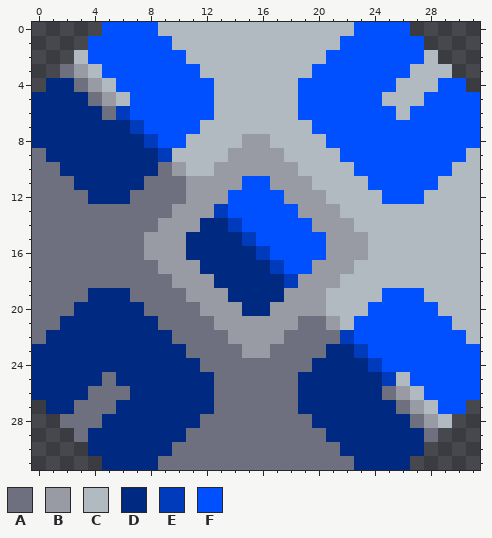
Pixel-art sprite: sprites/blocks/logic/extended-micro-processor.png. The picture above is the old version.
The file is 32x32 pixels.
Palette (. is transparent): A #6e7080  B #989aa4  C #b0bac0  D #002982  E #003bbc  F #0050ff
Pixels before, first column x 0:
 0 .....FFFFCCCCCCCCCCCCCCFFFF.....
 1 ....FFFFFFCCCCCCCCCCCCFFFFFF....
 2 ...CFFFFFFFCCCCCCCCCCFFFFFFFC...
 3 ..ABCFFFFFFFCCCCCCCCFFFFFFFCCC..
 4 .DDABCFFFFFFFCCCCCCFFFFFFFCCCFF.
 5 DDDDABCFFFFFFCCCCCCFFFFFFCCCFFFF
 6 DDDDDAEFFFFFFCCCCCCFFFFFFFCFFFFF
 7 DDDDDDDEFFFFCCCCCCCCFFFFFFFFFFFF
 8 DDDDDDDDEFFCCCCBBCCCCFFFFFFFFFFF
 9 ADDDDDDDDECCCCBBBBCCCCFFFFFFFFFC
10 AADDDDDDDABCCBBBBBBCCCCFFFFFFFCC
11 AAADDDDDAAABBBBFFBBBCCCCFFFFFCCC
12 AAAADDDAAAABBBFFFFBBBCCCCFFFCCCC
13 AAAAAAAAAABBBEFFFFFBBBCCCCCCCCCC
14 AAAAAAAAABBBDDEFFFFFBBBCCCCCCCCC
15 AAAAAAAABBBDDDDEFFFFFBBBCCCCCCCC
16 AAAAAAAABBBDDDDDEFFFFBBBCCCCCCCC
17 AAAAAAAAABBBDDDDDEFFBBBCCCCCCCCC
18 AAAAAAAAAABBBDDDDDEBBBCCCCCCCCCC
19 AAAADDDAAAABBBDDDDBBBCCCCFFFCCCC
20 AAADDDDDAAAABBBDDBBBBCCCFFFFFCCC
21 AADDDDDDDAAAABBBBBBAABCFFFFFFFCC
22 ADDDDDDDDDAAAABBBBAAAAEFFFFFFFFC
23 DDDDDDDDDDDAAAABBAAAADDEFFFFFFFF
24 DDDDDDDDDDDDAAAAAAAADDDDEFFFFFFF
25 DDDDDADDDDDDDAAAAAADDDDDDECFFFFF
26 DDDDAAADDDDDDAAAAAADDDDDDABCFFFF
27 .DDAAADDDDDDDAAAAAADDDDDDDABCFF.
28 ..AAADDDDDDDAAAAAAAADDDDDDDABC..
29 ...ADDDDDDDAAAAAAAAAADDDDDDDA...
30 ....DDDDDDAAAAAAAAAAAADDDDDD....
31 .....DDDDAAAAAAAAAAAAAADDDD.....
The result:
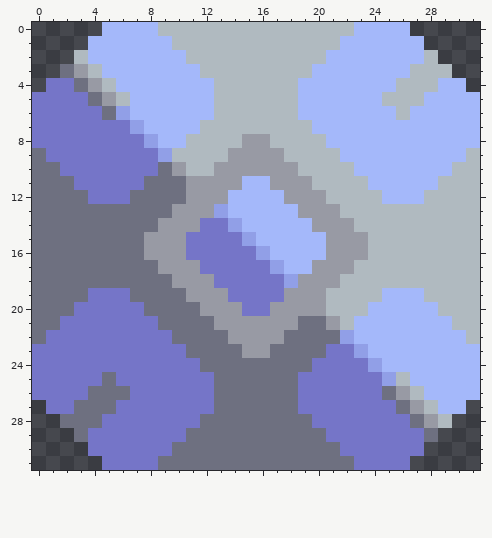
From old to new:
colour D: #002982 -> #7575c8
colour E: #003bbc -> #919fe7
colour F: #0050ff -> #a4b8fa
Changed places in both pictures, as pixel boxes (x1, y1, x2, y2):
changed: (32, 22, 480, 470)
